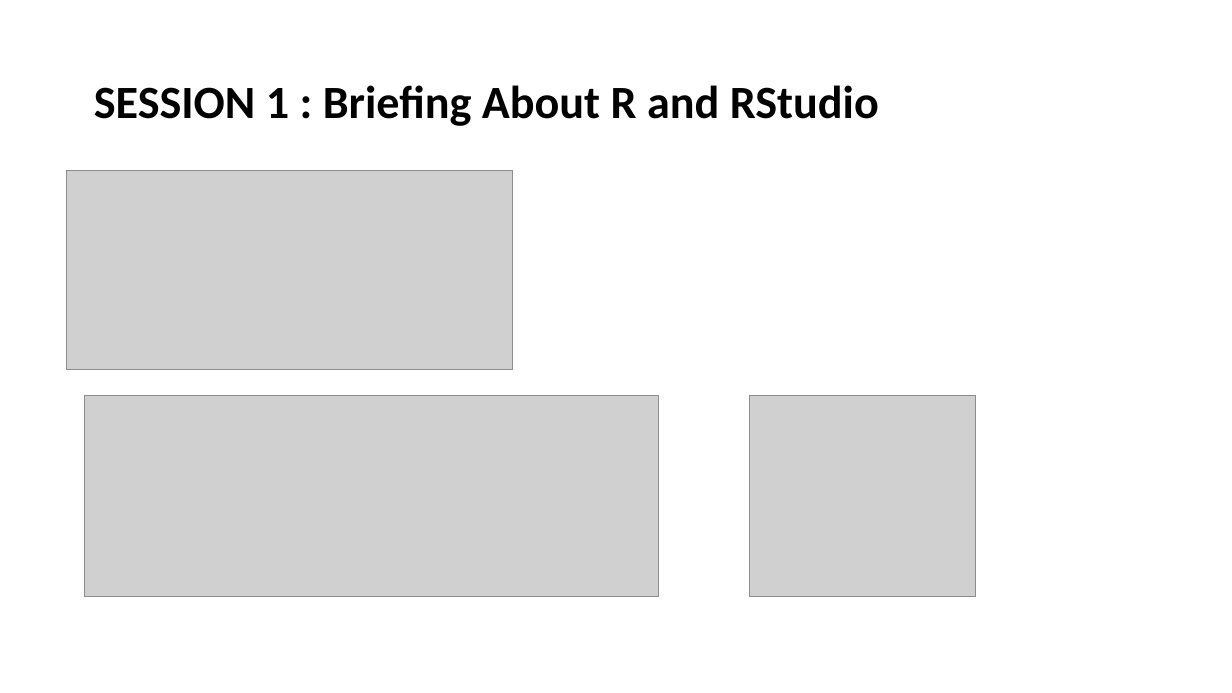
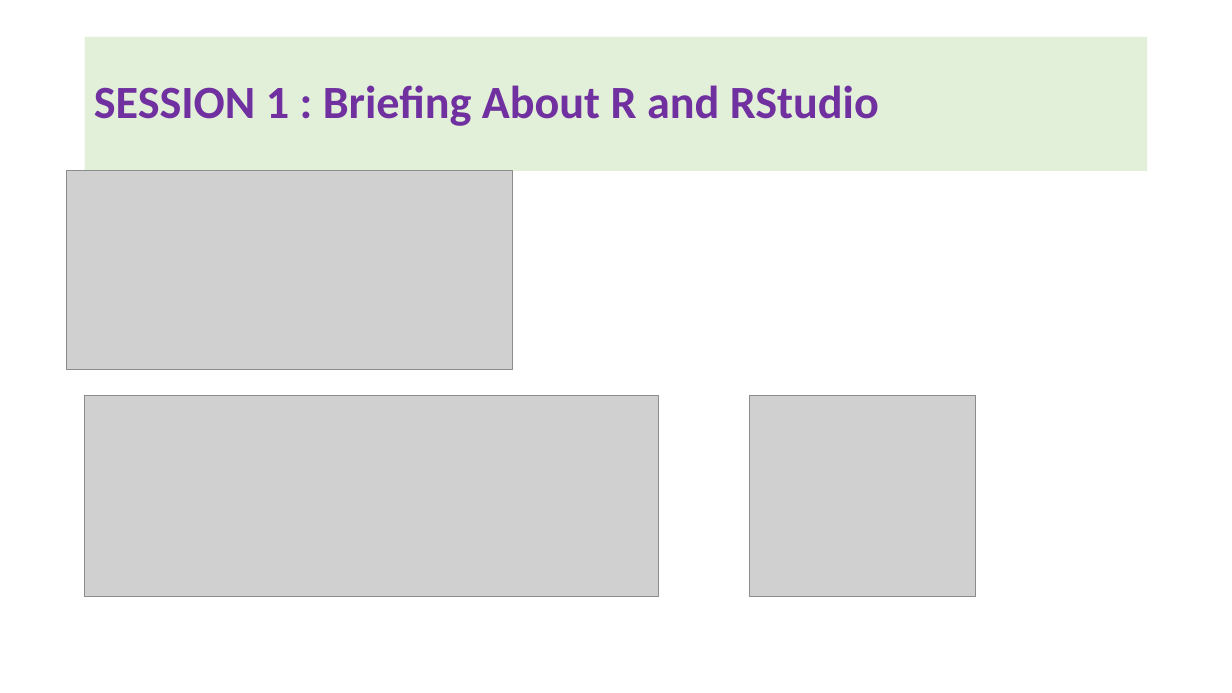
Before and after one commit to Ransinghsatyajitray/R-Programming-Training-Content, a slide deck: slide 1 of R PROGRAMMING SESSION 1 Briefing About R and RStudio.pptx. Drawn at 1232x693 pixels with LibreOffice and Linux fonts; fonts in the diff are those of the drawing; grey boxes stand for pictures. Boxes give left, top, right and bottom in pixels: in the first picture for what was removed or moved away, otherwise in the second. Text is boxed around its words. In the diff, an @@ line names an element or a change of style, - is before the commit and + after.

```diff
--- a/R PROGRAMMING SESSION 1 Briefing About R and RStudio.pptx
+++ b/R PROGRAMMING SESSION 1 Briefing About R and RStudio.pptx
@@ title "SESSION 1 : Briefing About ...": place and size @@
-title "SESSION 1 : Briefing About ..." at bbox=[94, 85, 879, 126]
+title "SESSION 1 : Briefing About ..." at bbox=[85, 37, 1148, 171]
@@ title "SESSION 1 : Briefing About ..." at bbox=[85, 37, 1148, 171]: text colour #000000 to #7030A0; fill none to #E2F0D9 @@
```
Also in this commit, not shown: 3 slides added.
